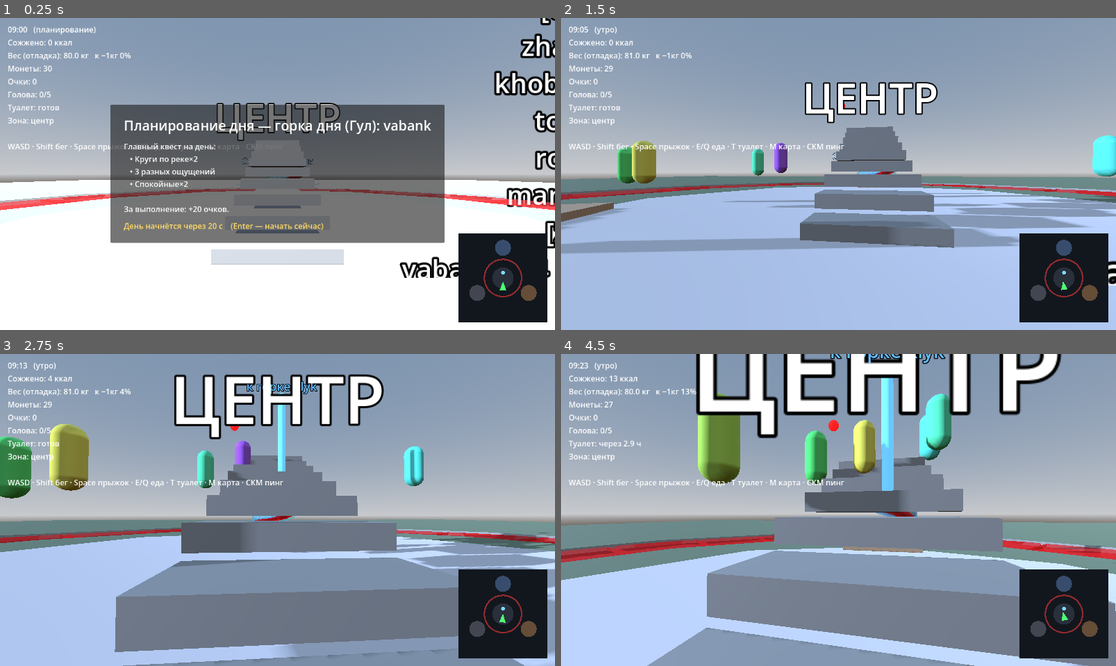
Above: before the commit, frames 1-4 (two rows, left to right).
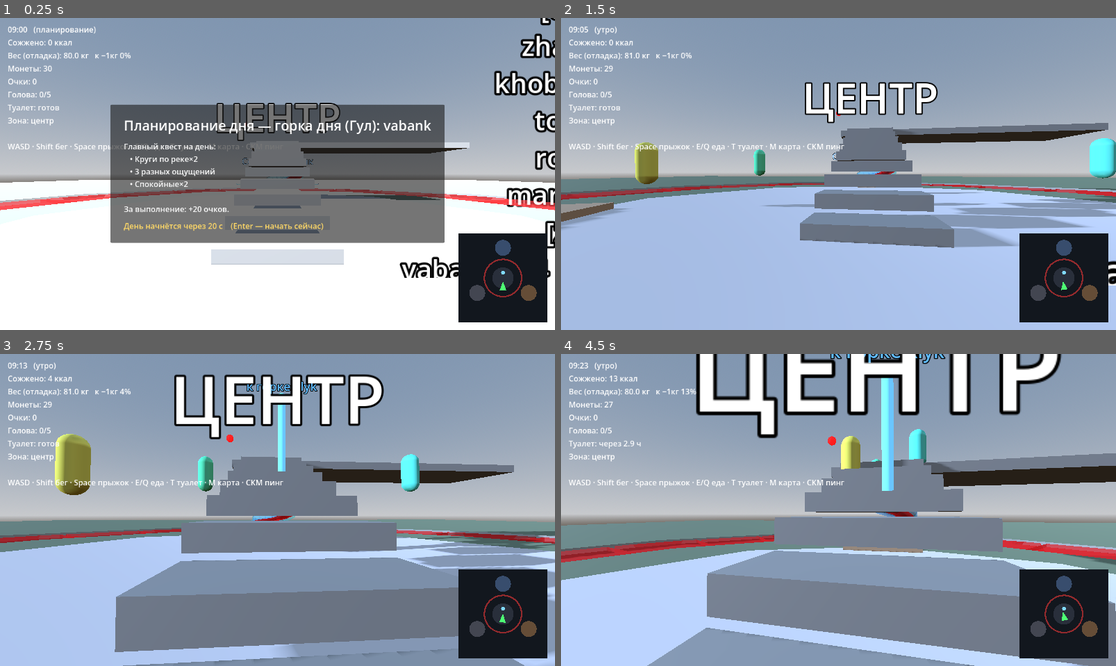
Above: after the commit, the same moments.

Repository: evangelipeep/Red-Wave
Game: Godot game, scene res://world/ParkGreybox.tscn
Same seed, same stepped clock (60 frames per second), same inputs: the game is played once before the commit and once after it. The project has no main scene, so this scene is started directly.
Inputs (mouse positions are in pixels of both pictures, inside the frame that each line leads up to):
- Up to frame 1 (0.25 s): no input
- Up to frame 2 (1.5 s): tap Enter (ui_accept) at 0.5 s; drag from (1066, 276) to (894, 105) at 0.52 s; move the mouse to (810, 174) at 1.27 s; hold W (move_forward) from 1.28 s (still down); tap E (eat_snack) at 1.35 s
- Up to frame 3 (2.75 s): keep holding W (move_forward); tap Space (jump) at 1.52 s; move the mouse to (288, 503) at 2.02 s; hold Middle mouse button (ping) from 2.03 s (still down)
- Up to frame 4 (4.5 s): keep holding W (move_forward); move the mouse to (832, 516) at 2.77 s; release Middle mouse button (ping) at 2.78 s; tap Shift (sprint) at 2.85 s; click (832, 516) at 2.92 s; tap Space (jump) at 3.02, 3.77 s; move the mouse to (877, 513) at 3.52 s; hold T (toilet) 3.53-4.28 s; move the mouse to (794, 506) at 4.27 s; tap Q (eat_meal) at 4.35 s

The runs differ from the first frame. In frame 1, 0.8% of the frame differs, in the area x 44-85%, y 34-59%; in frame 2, 6.2%; in frame 3, 6.6%; in frame 4, 8.8%, in the area x 24-100%, y 12-68%.

Commit message:
fix(npc): честная очередь с учётом игрока, занятость слота на цикл, боковая лестница, фикс платформы

Diff:
--- a/systems/npc/NPCManager.gd
+++ b/systems/npc/NPCManager.gd
@@ -3,7 +3,7 @@
 ## «По умному»: фиксированный пул капсул (без физики), они сами крутят цикл
 ## очередь→спуск→бассейн→брожение. Никакой нагрузки на хост сверх N агентов.
 
-@export var npc_count: int = 8
+@export var npc_count: int = 5
 
 var _spawned: bool = false
 
--- a/systems/slide/SlideRail.gd
+++ b/systems/slide/SlideRail.gd
@@ -1,10 +1,9 @@
 extends Node3D
 class_name SlideRail
-## Горка: спуск по сплайну + ЖИВАЯ очередь. В очереди стоят NPC и игрок; кто
-## впереди — тот катится (по одному за раз). NPC реально съезжают, всплывают,
-## вылезают по лестнице и уходят бродить → снова в очередь. Игроку показывает
-## светофор: красный — жди, зелёный — «вы следующий». Сделано лёгким (без физики
-## у NPC: капсулы двигаются лёрпом по точкам, общий цикл, ограниченное число).
+## Горка с ЖИВОЙ очередью. Слот «занят» весь цикл ездока: следующий стартует только
+## когда предыдущий скатился И вылез из бассейна (NPC доходит до WANDER, игрок выплыл).
+## Игрок учитывается честно: при входе в очередь запоминаем, сколько NPC впереди;
+## новые NPC встают позади. Светофор: зелёный = твоя очередь. NPC выходят сбоку.
 
 @export var slide_id: String = "klyk"
 @export var base_speed: float = 6.0
@@ -13,7 +12,8 @@
 @export var build_demo_curve: bool = true
 @export var build_access: bool = true
 
-const NPC_RIDE_DURATION := 3.0   # сек на спуск NPC
+const NPC_RIDE_DURATION := 3.0
+const OCCUPY_TIMEOUT := 9.0   # страховка: освободить слот, даже если ездок «завис»
 
 var _path: Path3D
 var _follow: PathFollow3D
@@ -23,13 +23,19 @@
 var _speed: float = 0.0
 var _gravity: float = ProjectSettings.get_setting("physics/3d/default_gravity", 9.8)
 
-var _queue: Array = []                       # очередь: NPCAgent или PlayerController
-var _player_in_queue: PlayerController = null
+var _npc_queue: Array = []          # только NPC, по порядку
+var _player_waiting: bool = false
+var _player_ref: PlayerController = null
+var _player_ahead: int = 0          # сколько NPC впереди игрока (снимок при входе)
+var _player_wait: float = 0.0
+var _player_no_wait: bool = false
 var _was_player_next: bool = false
-var _player_wait: float = 0.0                # сколько игрок ждал в очереди
-var _player_no_wait: bool = false            # прокатился почти без ожидания
-
-# Геометрия для NPC-запросов.
+
+var _occupied: bool = false         # слот занят (ездок не вылез из бассейна)
+var _occupant: Object = null
+var _occupy_t: float = 0.0
+var _occ_player_swam: bool = false
+
 var _top_local: Vector3
 var _pool_center: Vector3
 var _pool_radius: float = 4.5
@@ -89,7 +95,7 @@
 	_mount.name = "Mount"
 	var cs := CollisionShape3D.new()
 	var box := BoxShape3D.new()
-	box.size = Vector3(3, 3, 3)
+	box.size = Vector3(4, 3, 4)
 	cs.shape = box
 	_mount.add_child(cs)
 	add_child(_mount)
@@ -106,11 +112,13 @@
 		step.use_collision = true
 		step.position = Vector3(top.x, top.y * f - 0.2, top.z + float(steps - i) * 1.2)
 		add_child(step)
+	# Площадка на самом верху: стыкуется с лестницей (край z=1.2) и тянется вбок (+X)
+	# под очередь. НЕ заходит на ступени, иначе игрок упирается в неё снизу.
 	var plat := CSGBox3D.new()
 	plat.name = "TopPlatform"
-	plat.size = Vector3(3, 0.4, 2.5)
+	plat.size = Vector3(16, 0.4, 4.2)
 	plat.use_collision = true
-	plat.position = Vector3(top.x, top.y - 0.2, top.z + 0.8)
+	plat.position = Vector3(top.x + 6.0, top.y - 0.2, top.z - 0.9)
 	add_child(plat)
 
 func _make_material(col: Color, transparent: bool) -> StandardMaterial3D:
@@ -191,22 +199,20 @@
 	add_child(area)
 
 func _build_ladder() -> void:
-	# Наклонная лесенка из бассейна на бортик (по ней вылезают NPC).
+	# Лесенка СБОКУ бассейна (+X) — NPC всегда выходят сбоку.
 	var base := _ladder_base_local()
 	var top := _ladder_top_local()
-	var mid := (base + top) * 0.5
 	var ramp := CSGBox3D.new()
 	ramp.name = "Ladder"
 	ramp.size = Vector3(1.4, 0.2, base.distance_to(top) + 0.4)
 	ramp.use_collision = true
 	ramp.material = _make_material(Color(0.75, 0.7, 0.55), false)
 	var dir := (top - base).normalized()
-	var basis := Basis.looking_at(dir, Vector3.UP)
-	ramp.transform = Transform3D(basis, mid)
+	ramp.transform = Transform3D(Basis.looking_at(dir, Vector3.UP), (base + top) * 0.5)
 	add_child(ramp)
 
 func _build_light() -> void:
-	var post_local := _top_local + Vector3(-1.9, 1.4, 1.2)
+	var post_local := _top_local + Vector3(-2.4, 1.4, -0.5)
 	_light_red = _light_sphere(Color(1, 0.1, 0.1), post_local + Vector3(0, 0.35, 0))
 	_light_green = _light_sphere(Color(0.1, 1, 0.2), post_local)
 	_light_green.visible = false
@@ -226,31 +232,32 @@
 	add_child(m)
 	return m
 
-# --- Запросы геометрии для NPC (всё в мировых координатах). ---
+# --- Геометрия для NPC (мировые координаты). Очередь по центру, за стартом. ---
 func slot_position(i: int) -> Vector3:
-	return to_global(_top_local + Vector3(1.8, 0.0, 1.4 + float(i) * 1.2))
+	# Очередь уходит вбок (+X) по площадке, фронт у старта.
+	return to_global(_top_local + Vector3(1.6 + float(i) * 1.3, 0, 0))
 
 func queue_back_position() -> Vector3:
-	return slot_position(_queue.size())
+	return slot_position(_npc_queue.size())
 
 func queue_index(agent) -> int:
-	return _queue.find(agent)
+	return _npc_queue.find(agent)
 
 func join_queue(agent) -> void:
-	if not _queue.has(agent):
-		_queue.append(agent)
+	if not _npc_queue.has(agent):
+		_npc_queue.append(agent)
 
 func leave_queue(agent) -> void:
-	_queue.erase(agent)
+	_npc_queue.erase(agent)
 
 func wander_point() -> Vector3:
 	return Vector3(randf_range(-20.0, 20.0), 0.2, randf_range(-8.0, 16.0))
 
 func _ladder_base_local() -> Vector3:
-	return _pool_center + Vector3(0, _pool_surface_y, _pool_radius - 0.4)
+	return _pool_center + Vector3(_pool_radius - 0.4, _pool_surface_y, 0)
 
 func _ladder_top_local() -> Vector3:
-	return _pool_center + Vector3(0, 0.4, _pool_radius + 0.9)
+	return _pool_center + Vector3(_pool_radius + 0.9, 0.4, 0)
 
 func ladder_base() -> Vector3:
 	return to_global(_ladder_base_local())
@@ -262,47 +269,98 @@
 	var baked_len := _path.curve.get_baked_length()
 	return _path.to_global(_path.curve.sample_baked(clampf(t, 0.0, 1.0) * baked_len))
 
-# --- Игрок встаёт/выходит из очереди. ---
+# --- Игрок входит/выходит из очереди. ---
 func _on_mount_body_entered(body: Node3D) -> void:
 	if not (body is PlayerController):
 		return
-	if _player_in_queue == body:
+	if _player_waiting or _occupant == body:
 		return
 	var info: Dictionary = Slides.SLIDES.get(slide_id, {})
 	if info.get("extreme", false) and not WeightSystem.can_ride_extreme():
 		EventBus.toast.emit("Слишком большой вес (%.0f кг) — на горку не допускаем" % WeightSystem.kg)
 		return
-	_player_in_queue = body
+	_player_waiting = true
+	_player_ref = body
+	_player_ahead = _npc_queue.size()   # снимок: новые NPC встанут позади
 	_player_wait = 0.0
-	join_queue(body)
 
 func _on_mount_body_exited(body: Node3D) -> void:
-	if body == _player_in_queue:
-		leave_queue(body)
-		_player_in_queue = null
+	if body == _player_ref:
+		_player_waiting = false
+		_player_ref = null
 		EventBus.queue_update.emit(slide_id, 0, false)
 
-func _start_ride(player: PlayerController) -> void:
-	_rider = player
-	_player_no_wait = _player_wait < 4.0   # почти не стоял в очереди
-	_player_in_queue = null
-	_speed = base_speed
-	_follow.progress = 0.0
-	_mount.monitoring = false
-	EventBus.queue_update.emit(slide_id, 0, false)
-	player.mount_rail(self)
-
 func _physics_process(delta: float) -> void:
-	_update_light()   # до диспетча: «вы следующий» успевает показаться
+	_free_occupancy(delta)
+	_update_light()
 	if _rider != null:
 		_drive_player(delta)
 	elif _npc_rider != null:
 		_drive_npc(delta)
-	else:
+	elif not _occupied:
 		_dispatch()
-	if _player_in_queue != null:
+	if _player_waiting:
 		_player_wait += delta
-		EventBus.queue_update.emit(slide_id, queue_index(_player_in_queue), true)
+		EventBus.queue_update.emit(slide_id, _player_ahead, true)
+
+func _free_occupancy(delta: float) -> void:
+	if not _occupied:
+		return
+	_occupy_t += delta
+	var done := false
+	if _occupant is NPCAgent:
+		if (_occupant as NPCAgent).state == NPCAgent.St.WANDER:
+			done = true   # NPC вылез из бассейна и пошёл бродить
+	elif _occupant is PlayerController:
+		if _rider == null:
+			var pl := _occupant as PlayerController
+			if pl.swimming:
+				_occ_player_swam = true
+			elif _occ_player_swam:
+				done = true   # игрок выплыл из бассейна
+	if _occupy_t > OCCUPY_TIMEOUT:
+		done = true
+	if done:
+		_occupied = false
+		_occupant = null
+		_occ_player_swam = false
+
+func _dispatch() -> void:
+	# Приоритет игроку, когда впереди никого не осталось.
+	if _player_waiting and _player_ahead <= 0:
+		_start_ride_player()
+		return
+	if not _npc_queue.is_empty():
+		var front: NPCAgent = _npc_queue[0]
+		if front.state == NPCAgent.St.IN_QUEUE \
+			and front.global_position.distance_to(slot_position(0)) < 1.6:
+			_npc_queue.pop_front()
+			_npc_rider = front
+			_occupied = true
+			_occupant = front
+			_occupy_t = 0.0
+			front.begin_ride()
+			if _player_waiting:
+				_player_ahead = maxi(_player_ahead - 1, 0)
+
+func _start_ride_player() -> void:
+	var p := _player_ref
+	_player_no_wait = _player_wait < 4.0
+	_player_waiting = false
+	_player_ref = null
+	_occupied = true
+	_occupant = p
+	_occupy_t = 0.0
+	_occ_player_swam = false
+	EventBus.queue_update.emit(slide_id, 0, false)
+	_start_ride(p)
+
+func _start_ride(player: PlayerController) -> void:
+	_rider = player
+	_speed = base_speed
+	_follow.progress = 0.0
+	_mount.monitoring = false
+	player.mount_rail(self)
 
 func _drive_player(delta: float) -> void:
 	var fwd := -_follow.global_transform.basis.z
@@ -324,24 +382,9 @@
 		_npc_rider = null
 		done.reached_pool(ride_point(1.0))
 
-func _dispatch() -> void:
-	if _queue.is_empty():
-		return
-	var front = _queue[0]
-	if front is PlayerController:
-		if front == _player_in_queue:
-			_queue.pop_front()
-			_start_ride(front)
-	elif front is NPCAgent:
-		if front.state == NPCAgent.St.IN_QUEUE \
-			and front.global_position.distance_to(slot_position(0)) < 1.3:
-			_queue.pop_front()
-			_npc_rider = front
-			front.begin_ride()
-
 func _update_light() -> void:
-	var busy := _rider != null or _npc_rider != null
-	var player_next := (not busy) and not _queue.is_empty() and _queue[0] is PlayerController
+	var player_next := _player_waiting and _player_ahead <= 0 and not _occupied \
+		and _rider == null and _npc_rider == null
 	if _light_green:
 		_light_green.visible = player_next
 	if _light_red:
